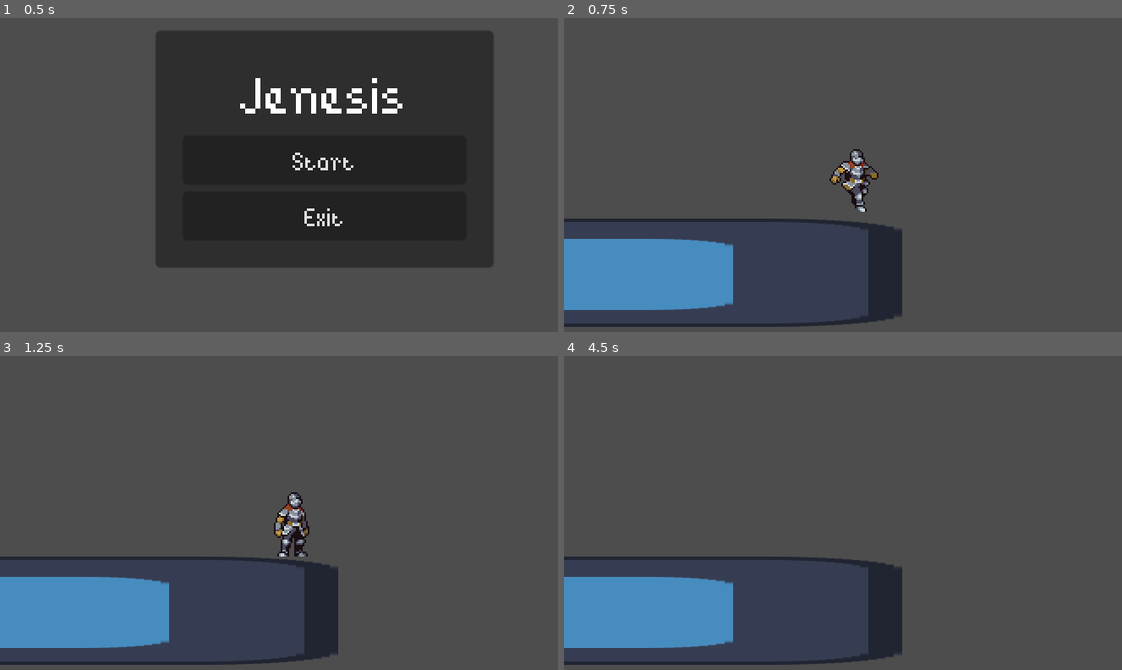
Above: before the commit, frames 1-4 (two rows, left to right).
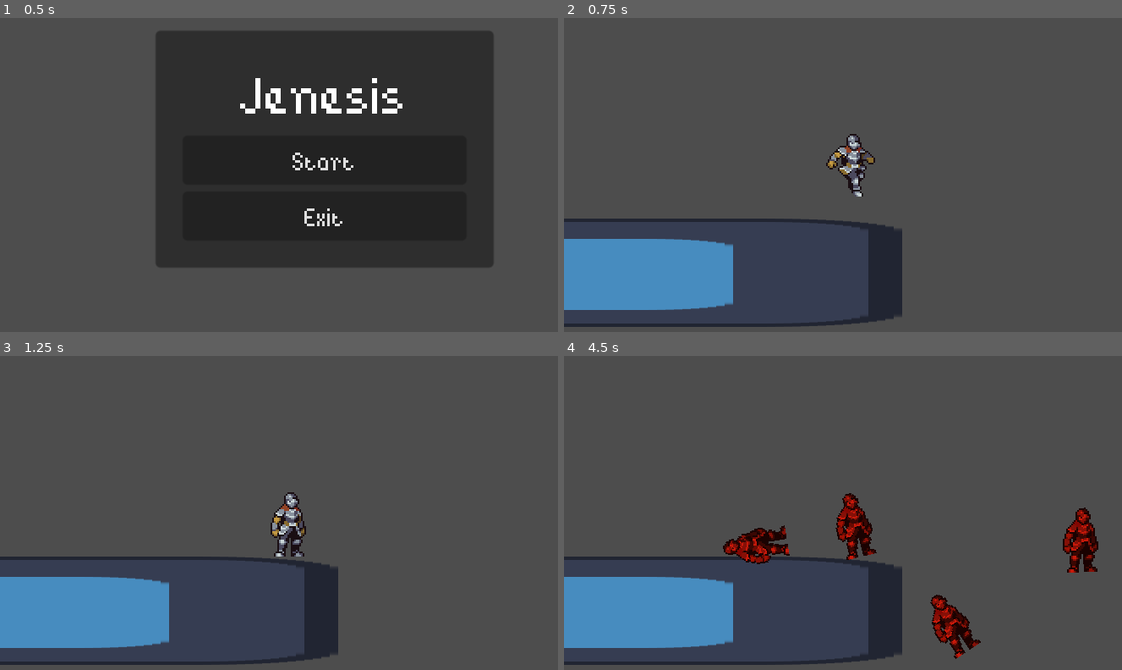
Above: after the commit, the same moments.

Repository: elixs/jenesis
Game: Godot game, scene res://ui/main_menu.tscn
Two runs of this game, one before a commit and one after it. Both use one fixed random seed, a clock stepped at 60 frames per second and the inputs below. The engine's default icon, where the game draws it, is replaced by a stand-in: a white triangle on a blue panel in a dark square.
Inputs (mouse positions are in pixels of both pictures, inside the frame that each line leads up to):
- Up to frame 1 (0.5 s): no input
- Up to frame 2 (0.75 s): click "Start" at 0.5 s
- Up to frame 3 (1.25 s): no input
- Up to frame 4 (4.5 s): move the mouse to (1032, 469) at 1.27 s; hold D (move_right) 1.28-2.78 s; right-click (1032, 469) at 1.35 s; tap Space (jump) at 1.52, 2.27, 3.77 s; move the mouse to (759, 506) at 2.02 s; right-click (759, 506) at 2.1 s; move the mouse to (954, 406) at 2.77 s; hold A (move_left) 2.78-3.53 s; right-click (954, 406) at 2.85 s; move the mouse to (854, 560) at 3.52 s; hold D (move_right) from 3.53 s (still down); right-click (854, 560) at 3.6 s; move the mouse to (1082, 541) at 4.27 s; right-click (1082, 541) at 4.35 s

Frame 1 is identical in both runs. In frame 2, 0.9% of the frame differs, in the area x 46-57%, y 36-62%; in frame 3, 0.8%; in frame 4, 3.5%, in the area x 28-96%, y 43-97%.

Commit message:
enemy spawn

Diff:
--- a/project.godot
+++ b/project.godot
@@ -55,6 +55,11 @@
 "events": [Object(InputEventKey,"resource_local_to_scene":false,"resource_name":"","device":-1,"window_id":0,"alt_pressed":false,"shift_pressed":false,"ctrl_pressed":false,"meta_pressed":false,"pressed":false,"keycode":0,"physical_keycode":32,"key_label":0,"unicode":32,"echo":false,"script":null)
 ]
 }
+spawn={
+"deadzone": 0.5,
+"events": [Object(InputEventMouseButton,"resource_local_to_scene":false,"resource_name":"","device":-1,"window_id":0,"alt_pressed":false,"shift_pressed":false,"ctrl_pressed":false,"meta_pressed":false,"button_mask":2,"position":Vector2(189.8, 35.8),"global_position":Vector2(197, 112),"factor":1.0,"button_index":2,"pressed":true,"double_click":false,"script":null)
+]
+}
 
 [rendering]
 
--- /dev/null
+++ b/scenes/enemy.gd
@@ -0,0 +1,14 @@
+extends CharacterBody2D
+
+
+var gravity = ProjectSettings.get_setting("physics/2d/default_gravity") / 10
+
+
+func _ready():
+	print("Enemy")
+
+func _physics_process(delta):
+	if not is_on_floor():
+		velocity.y += gravity * delta
+
+	move_and_slide()
--- /dev/null
+++ b/scenes/enemy.tscn
@@ -0,0 +1,20 @@
+[gd_scene load_steps=4 format=3 uid="uid://bnutjq8qdxsl4"]
+
+[ext_resource type="Script" path="res://scenes/enemy.gd" id="1_avlvf"]
+[ext_resource type="Texture2D" uid="uid://byq8pqiacqrwy" path="res://assets/FreeKnight_v1/Colour1/Outline/120x80_PNGSheets/_Idle.png" id="1_g0nxj"]
+
+[sub_resource type="CapsuleShape2D" id="CapsuleShape2D_g21ud"]
+radius = 6.0
+height = 34.0
+
+[node name="Enemy" type="CharacterBody2D"]
+script = ExtResource("1_avlvf")
+
+[node name="Sprite2D" type="Sprite2D" parent="."]
+modulate = Color(1, 0.12549, 0.0588235, 1)
+position = Vector2(4, -23)
+texture = ExtResource("1_g0nxj")
+hframes = 10
+
+[node name="CollisionShape2D" type="CollisionShape2D" parent="."]
+shape = SubResource("CapsuleShape2D_g21ud")
--- a/scenes/main.tscn
+++ b/scenes/main.tscn
@@ -25,4 +25,4 @@
 shape = SubResource("RectangleShape2D_7jhuw")
 
 [node name="Player" parent="." instance=ExtResource("2_aav1h")]
-position = Vector2(174, 123)
+position = Vector2(172, 114)
--- a/scenes/player.gd
+++ b/scenes/player.gd
@@ -13,7 +13,7 @@
 var current_airborne_time = 0
 var jumping = false
 
-
+var Enemy = preload("res://scenes/enemy.tscn")
 
 @onready var pivot = $Pivot
 @onready var animation_player = $AnimationPlayer
@@ -51,6 +51,9 @@
 
 	move_and_slide()
 
+	if Input.is_action_just_pressed("spawn"):
+		_spawn()
+
 	# animation
 
 	if is_on_floor():
@@ -66,3 +69,10 @@
 
 	if move_input:
 		pivot.scale.x = sign(move_input)
+
+
+func _spawn():
+	var enemy = Enemy.instantiate()
+	enemy.global_position = get_global_mouse_position()
+	enemy.rotation = (get_global_mouse_position() - global_position).angle() + PI / 2
+	get_parent().add_child(enemy)
